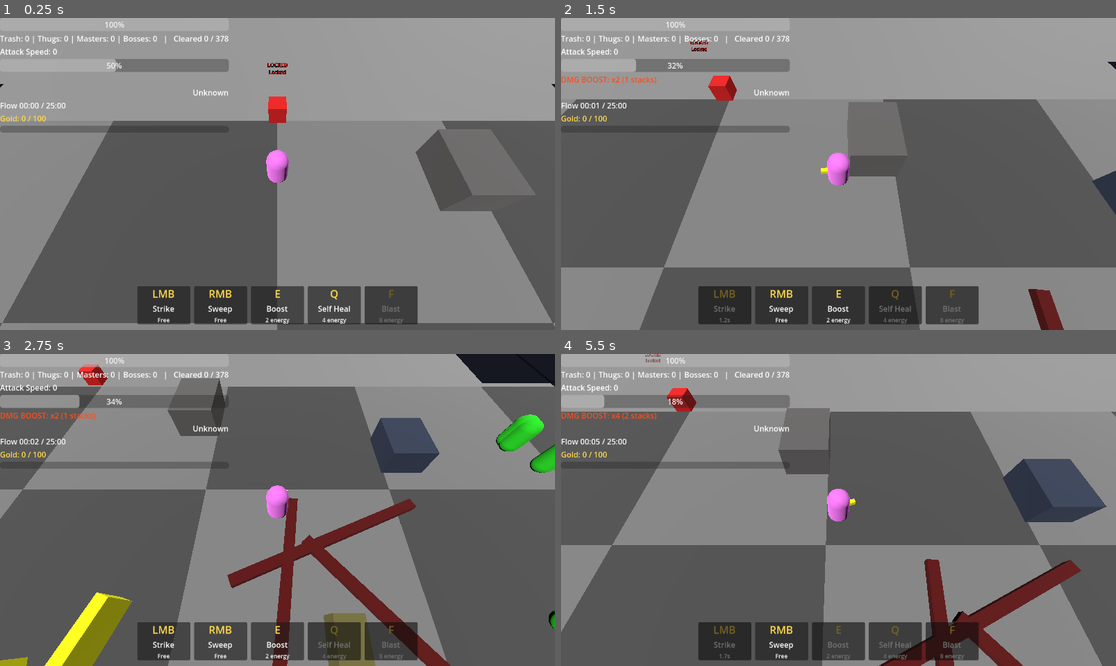
Above: before the commit, frames 1-4 (two rows, left to right).
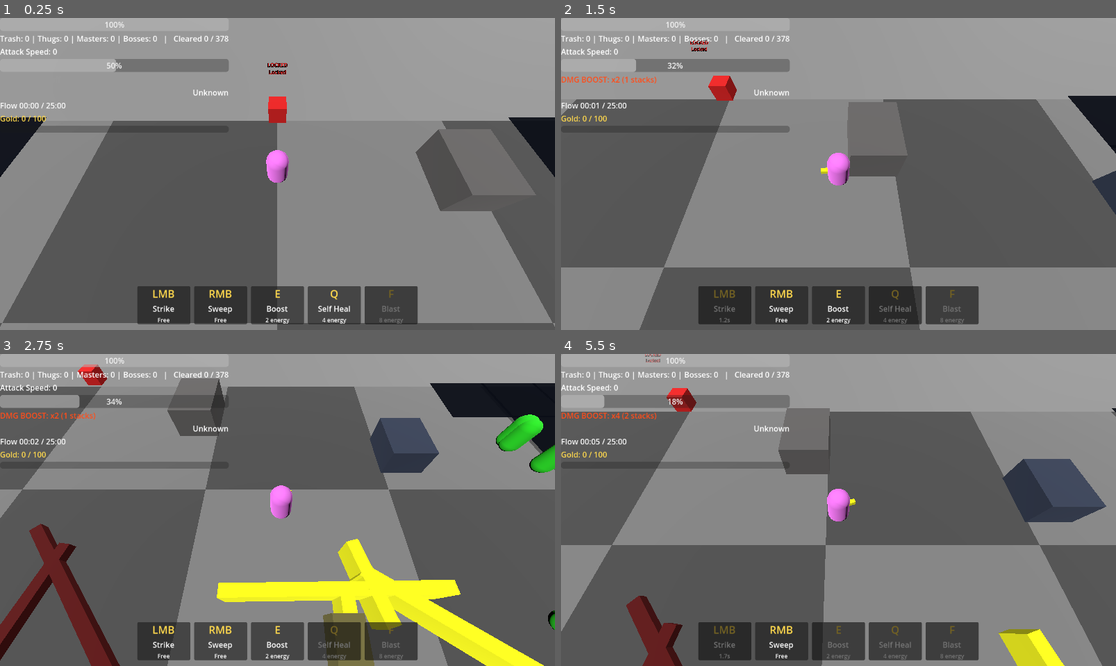
Above: after the commit, the same moments.

Repository: Zietgeist/Exultation
Game: Godot game, scene res://ZoneBase.tscn
The game is run twice, just before and just after one commit, with the same random seed, the same clock (stepped at 60 frames per second) and the same inputs. This scene is started directly instead of the project's main scene.
Inputs (mouse positions are in pixels of both pictures, inside the frame that each line leads up to):
- Up to frame 1 (0.25 s): no input
- Up to frame 2 (1.5 s): tap Enter at 0.5 s; move the mouse to (960, 158) at 0.52 s; hold Right (ui_right) 0.53-1.28 s; tap E at 0.6 s; click (960, 158) at 0.67 s; move the mouse to (727, 189) at 1.27 s; hold Down (ui_down) from 1.28 s (still down); tap Q at 1.35 s
- Up to frame 3 (2.75 s): move the mouse to (333, 441) at 2.02 s; release Down (ui_down) at 2.03 s; hold Right (ui_right) from 2.03 s (still down); tap F at 2.1 s
- Up to frame 4 (5.5 s): move the mouse to (810, 572) at 2.77 s; release Right (ui_right) at 2.78 s; hold Up (ui_up) 2.78-3.53 s; tap E at 2.85, 5.1 s; click (810, 572) at 2.92 s; move the mouse to (1005, 556) at 3.52 s; hold Left (ui_left) 3.53-5.03 s; tap Q at 3.6 s; tap Space at 4.25 s; move the mouse to (672, 463) at 4.27 s; tap F at 4.35 s; move the mouse to (866, 510) at 5.02 s; hold Down (ui_down) from 5.03 s (still down); click (866, 510) at 5.17 s

The runs differ from the first frame. In frame 1, 1.6% of the frame differs, in the area x 0-100%, y 21-52%; in frame 2, 1.3%; in frame 3, 18%, in the area x 0-100%, y 0-100%; in frame 4, 5.7%.

Commit message:
Half as many slow patches, and half of those hidden until stepped in; fog sits on the ground so enemies show above it
Co-Authored-By: Claude Opus 5.5 <noreply@anthropic.com>
Claude-Session: https://claude.ai/code/session_013yxoaHLvU2gzuZEUgoi9o3

Diff:
--- a/GameState.gd
+++ b/GameState.gd
@@ -277,7 +277,13 @@
 
 ## Speed multiplier at a spot: 1.0 normally, lower inside a slow patch (ditch).
 func slow_factor_at(world_pos: Vector3) -> float:
+	var d = ditch_at(world_pos)
+	return d.get_slow_factor() if d else 1.0
+
+
+## The slow patch at a spot, or null.
+func ditch_at(world_pos: Vector3):
 	for d in get_tree().get_nodes_in_group("ditch"):
 		if d.contains(world_pos):
-			return d.get_slow_factor()
-	return 1.0
+			return d
+	return null
--- a/character_body_3d.gd
+++ b/character_body_3d.gd
@@ -170,7 +170,11 @@
 	if direction.length() > 0:
 		direction = direction.normalized()
 
-	var speed_now = SPEED * GameState.slow_factor_at(global_position)	# slow patches
+	var speed_now = SPEED
+	var ditch = GameState.ditch_at(global_position)	# slow patches
+	if ditch:
+		speed_now *= ditch.get_slow_factor()
+		ditch.reveal()	# hidden ones show up once you step in
 	velocity.x = direction.x * speed_now
 	velocity.z = direction.z * speed_now
 	velocity.y += GRAVITY * delta
--- a/ditch.gd
+++ b/ditch.gd
@@ -3,6 +3,9 @@
 
 const SLOW_FACTOR = 0.2		# move at 20% speed while inside (was meant to be 40% before)
 const SIZE = 4.0
+const HIDDEN_CHANCE = 0.5	# half the slow patches are invisible until you step in one
+
+var hidden = false
 
 
 func _ready():
@@ -19,6 +22,7 @@
 	mat.albedo_color = Color(0.12, 0.16, 0.22)
 	mesh.surface_set_material(0, mat)
 	$MeshInstance3D.mesh = mesh
+	set_hidden(randf() < HIDDEN_CHANCE)
 
 	# Sit just on top of the floor tiles so it's visible
 	position.y = 0.17
@@ -30,5 +34,17 @@
 	return abs(local.x) <= SIZE / 2.0 and abs(local.z) <= SIZE / 2.0
 
 
+func set_hidden(value: bool):
+	hidden = value
+	$MeshInstance3D.visible = not hidden
+
+
+## Stepping into a hidden patch shows it from then on.
+func reveal():
+	if hidden:
+		set_hidden(false)
+		print("Hidden slow patch found!")
+
+
 func get_slow_factor():
 	return SLOW_FACTOR
--- a/fog_of_war.gd
+++ b/fog_of_war.gd
@@ -1,10 +1,11 @@
 extends Node3D
-## Fog of war: a dark cloud layer over parts of the zone you haven't been near yet.
+## Fog of war: a dark layer over the ground in parts of the zone you haven't been near yet.
+## Enemies stand above it, so you can still see them coming.
 ## It lifts as you explore and stays lifted for the rest of the play session.
 
 const CELL = 4.0		# size of one fog square
 const REVEAL_RADIUS = 16.0	# how far around you the fog lifts
-const HEIGHT = 2.6		# above enemies and walls, below the camera
+const HEIGHT = 0.35		# just above the floor: hides the ground, but enemies and tall things stand out of it
 const FOG_COLOR = Color(0.06, 0.07, 0.1, 0.93)
 const CHECK_EVERY = 0.15
 
--- a/terrain_generator.gd
+++ b/terrain_generator.gd
@@ -16,10 +16,12 @@
 			add_child(piece)
 			piece.position = t.p
 			piece.rotation.y = t.r
+			if "hidden" in piece:
+				piece.set_hidden(t.get("h", false))
 		return
 
 	var m = GameState.obstacle_multiplier()
-	spawn_terrain(DITCH_SCENE, roundi(30 * m))
+	spawn_terrain(DITCH_SCENE, roundi(15 * m))	# half as many slow patches as before
 	spawn_clusters(LOW_WALL_SCENE, roundi(15 * m))
 	spawn_clusters(SOLID_WALL_SCENE, roundi(10 * m))
 
@@ -28,7 +30,7 @@
 func save_state() -> Array:
 	var out = []
 	for piece in get_children():
-		out.append({scene = piece.scene_file_path, p = piece.position, r = piece.rotation.y})
+		out.append({scene = piece.scene_file_path, p = piece.position, r = piece.rotation.y, h = piece.get("hidden") == true})
 	return out
 
 
